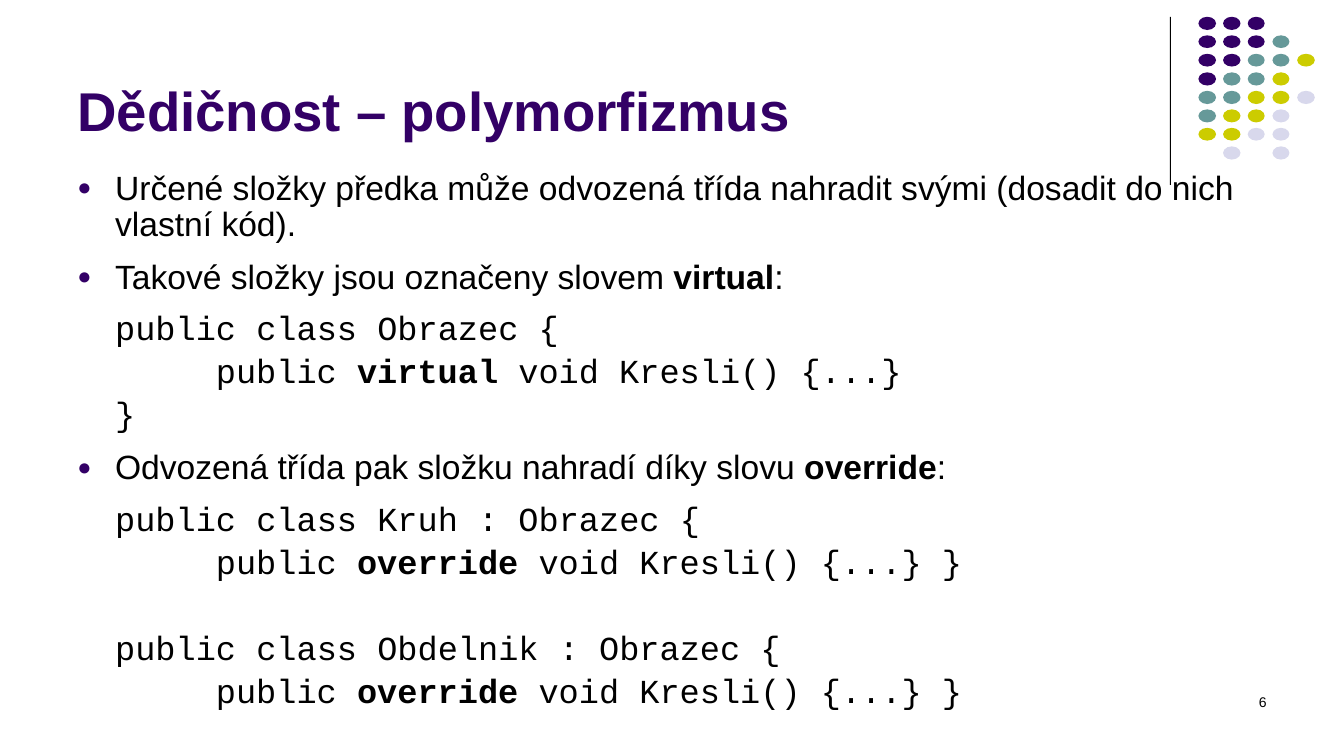
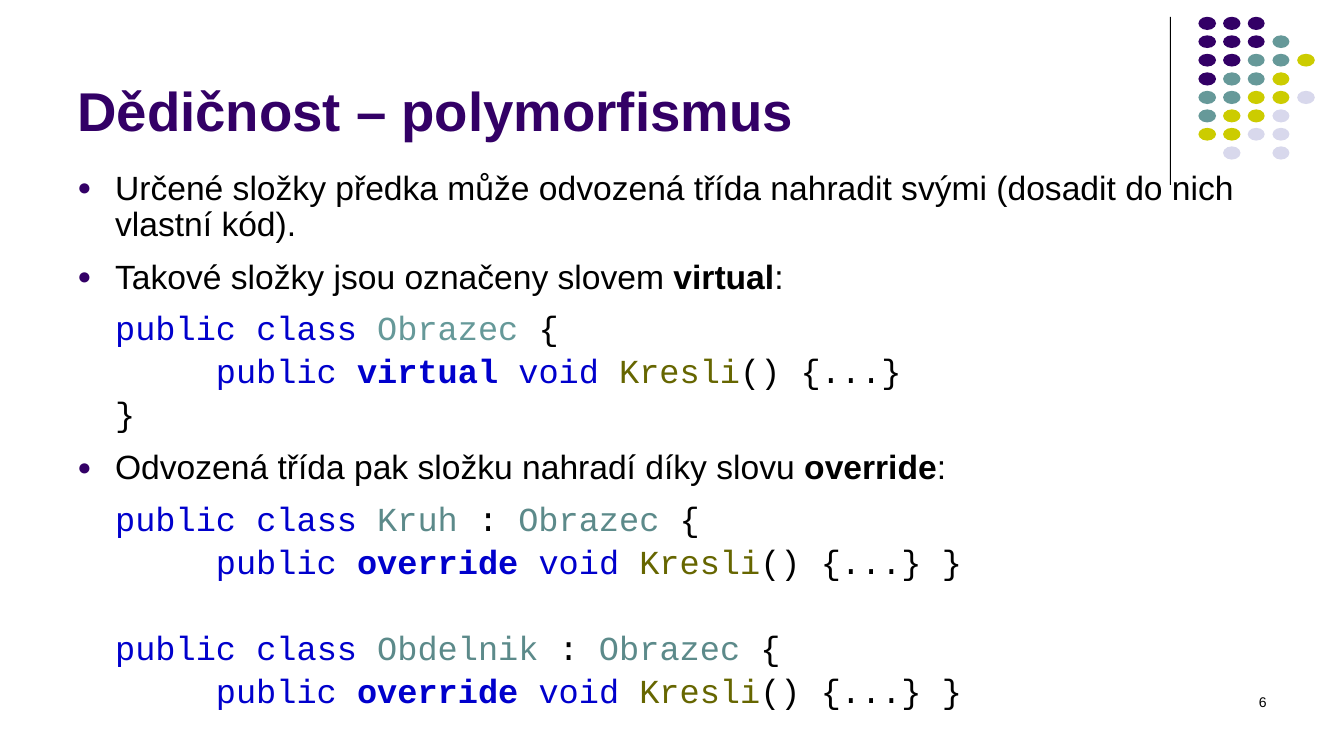
Before and after one commit to PetrVobornik/prednasky, a slide deck: slide 6 of Xamarin.Forms/01-OOP-a-NET/OOP-2-dedicnost.ppsx. Drawn at 1344x756 pixels with LibreOffice and Linux fonts; fonts in the diff are those of the drawing. Boxes give left, top, right and bottom in pixels: in the first picture for what was removed or moved away, otherwise in the second. Text is boxed around its words. In the diff, an @@ line names an element or a change of style, - is before the commit and + after.

```diff
--- a/Xamarin.Forms/01-OOP-a-NET/OOP-2-dedicnost.ppsx
+++ b/Xamarin.Forms/01-OOP-a-NET/OOP-2-dedicnost.ppsx
@@ title at (77, 90, 793, 141): text changed @@
-Dědičnost – polymorfizmus
+Dědičnost – polymorfismus
@@ text at (115, 316, 800, 710): text colour #000000 to #0000CC in "public class", "public virtual void", "public class", "public override void" and 2 more places; text colour #000000 to #669999 in "Obrazec"; text colour #000000 to #666600 in "Kresli()", "Kresli()", "Kresli()"; text colour #000000 to #5C8A8A in "Kruh Obrazec", "Obdelnik Obrazec" @@
```
Also in this commit, not shown: 10 other slides changed.
